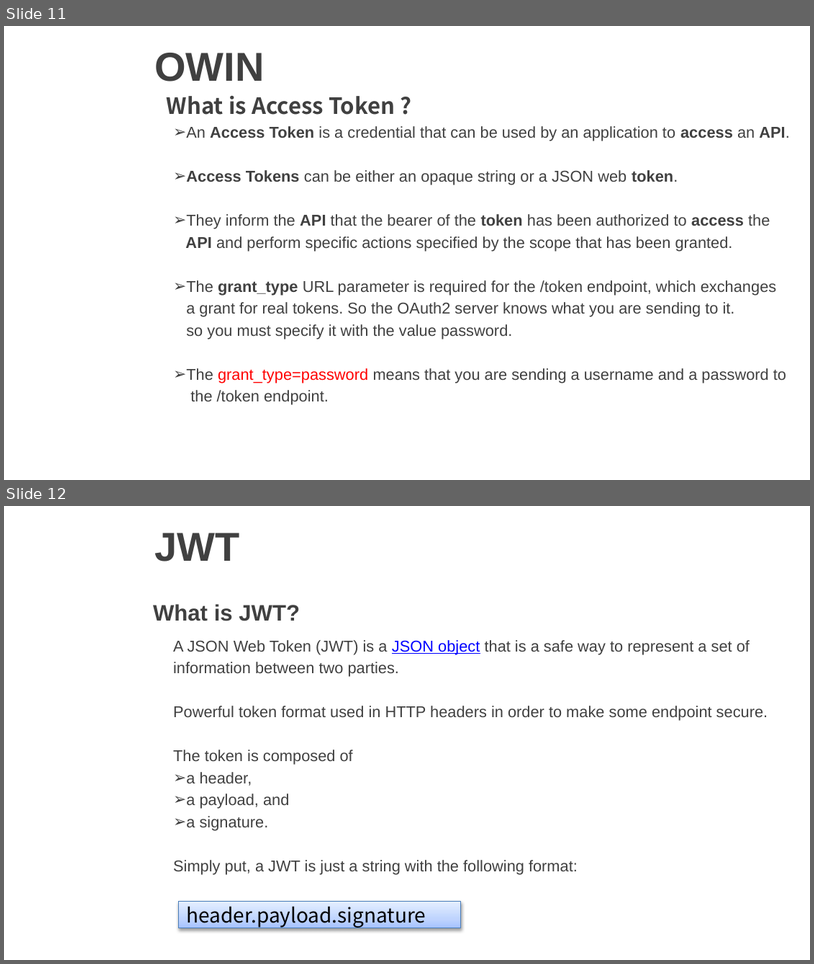
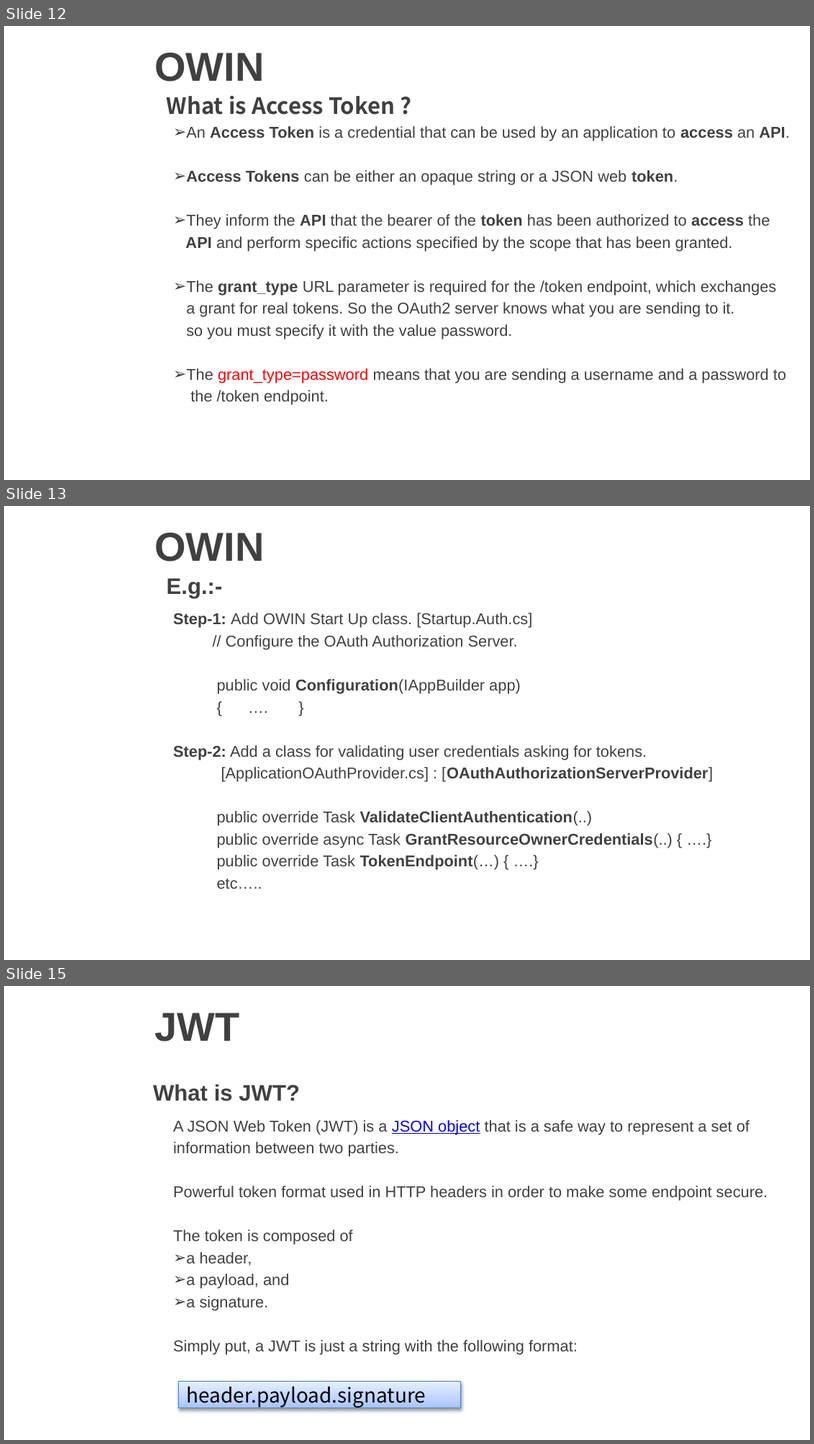
Before and after one commit to vgyureka/DotNetBig, a slide deck: webapiSecurity.pptx. Shown one above the other, each under a label of ours: slides 11 and 12 before the commit, slides 12, 13 and 15 after it; the slides between them are not shown. The pictures are 814x964 and 814x1444 pixels, drawn with LibreOffice and Linux fonts; fonts in the diff are those of the drawing; background and template pictures are left out. Boxes give left, top, right and bottom in pixels: in the first picture for what was removed or moved away, otherwise in the second. Text is boxed around its words. In the diff, an @@ line names an element or a change of style, - is before the commit and + after.

```diff
--- a/webapiSecurity.pptx
+++ b/webapiSecurity.pptx
@@ slide 13 added at (x1=4, y1=506, x2=810, y2=960), background picture (left out) @@
@@ title added at (x1=154, y1=533, x2=264, y2=561), 36 pt, text #404040, bold @@
+OWIN
@@ text added at (x1=167, y1=578, x2=223, y2=598), 20 pt, text #404040, bold @@
+E.g.:-
@@ text added at (x1=173, y1=613, x2=713, y2=888), 14 pt, text #404040 @@
+Step-1: Add OWIN Start Up class. [Startup.Auth.cs]
+// Configure the OAuth Authorization Server.
+public void Configuration(IAppBuilder app)
+{ …. }
+Step-2: Add a class for validating user credentials asking for tokens.
+[ApplicationOAuthProvider.cs] : [OAuthAuthorizationServerProvider]
+public override Task ValidateClientAuthentication(..)
+public override async Task GrantResourceOwnerCredentials(..) { ….}
+public override Task TokenEndpoint(…) { ….}
+etc…..
@@ what was slide 11 is now slide 12 @@
@@ what was slide 12 is now slide 15 @@
```
Also in this commit, not shown: 1 slide changed, 2 other slides added.
